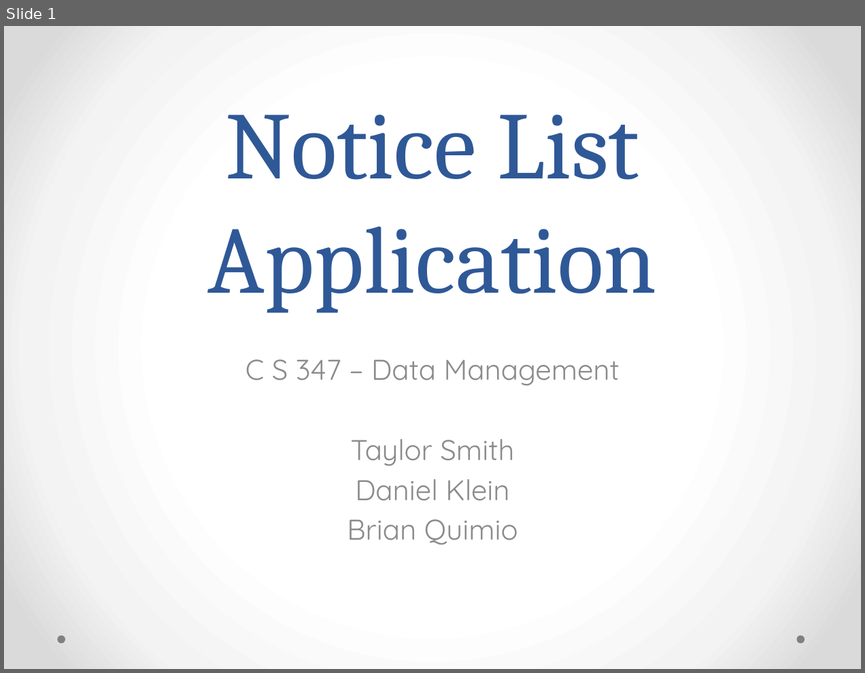
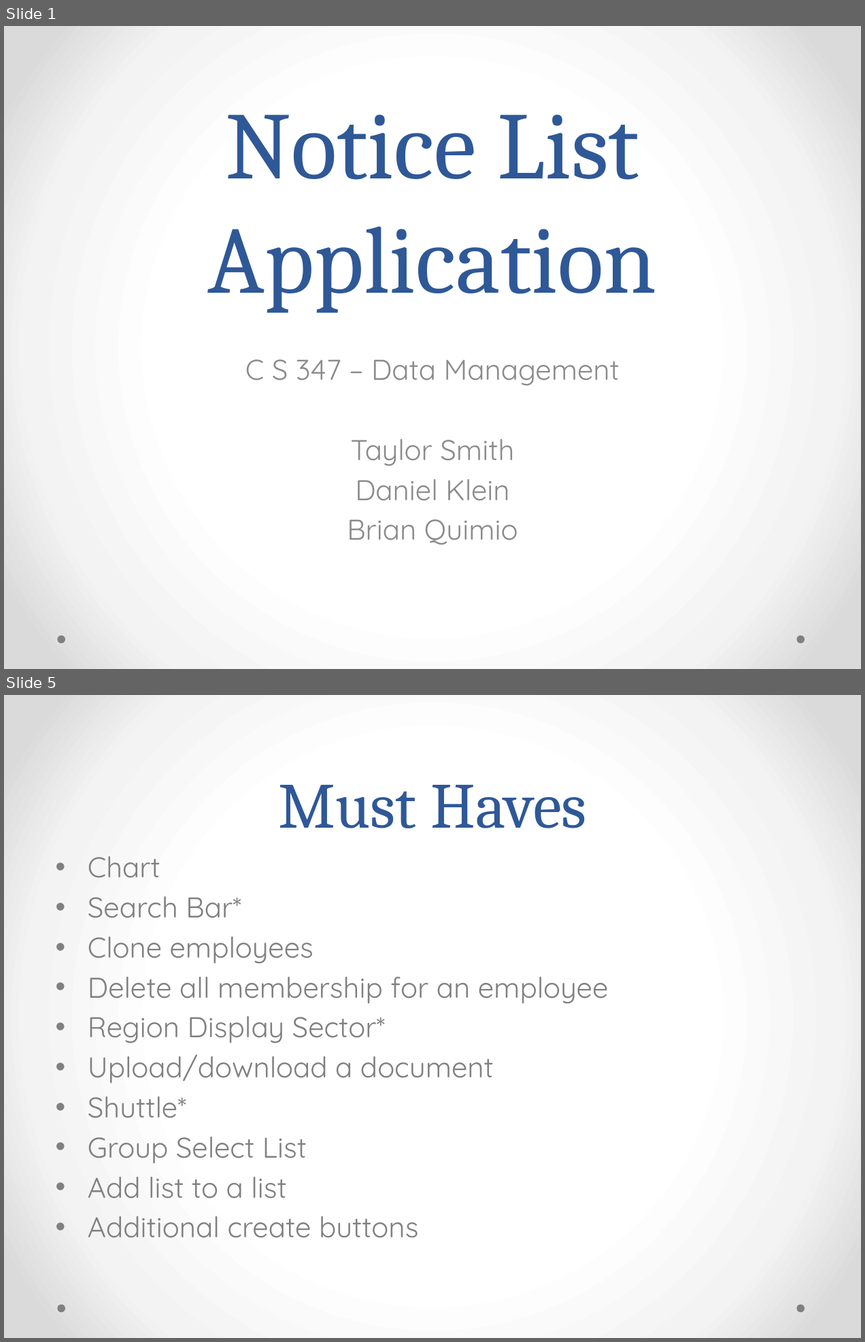
Before and after one commit to mpanoratra/cs347_final_project, a slide deck: FinalPresentation.pptx. Shown one above the other, each under a label of ours: slide 1 before the commit, slides 1 and 5 after it; the slides between them are not shown. The pictures are 865x673 and 865x1342 pixels, drawn with LibreOffice and Linux fonts; fonts in the diff are those of the drawing. Boxes give left, top, right and bottom in pixels: in the first picture for what was removed or moved away, otherwise in the second. Text is boxed around its words. In the diff, an @@ line names an element or a change of style, - is before the commit and + after.

```diff
--- a/FinalPresentation.pptx
+++ b/FinalPresentation.pptx
@@ slide 5 added at (4, 695, 861, 1338), background gradient #FFFFFF to #F4F4F4 to #DADADA; not listed: 2 template elements that a slide beside it also shows @@
@@ title added at (278, 785, 587, 828), 54 pt, text #2F5897 @@
+Must Haves
@@ text added at (88, 856, 609, 1238), 24 pt, text #808080 @@
+• Chart
+• Search Bar*
+• Clone employees
+• Delete all membership for an employee
+• Region Display Sector*
+• Upload/download a document
+• Shuttle*
+• Group Select List
+• Add list to a list
+• Additional create buttons
```
Also in this commit, not shown: 1 slide changed, 6 other slides added, 1 slide removed.
